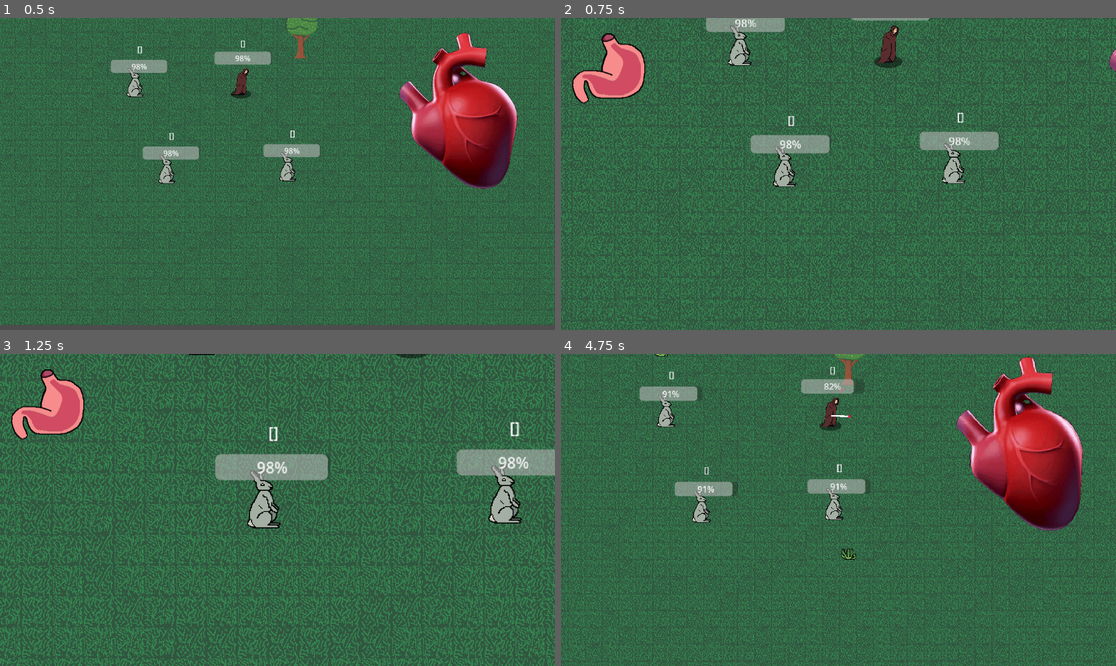
Above: before the commit, frames 1-4 (two rows, left to right).
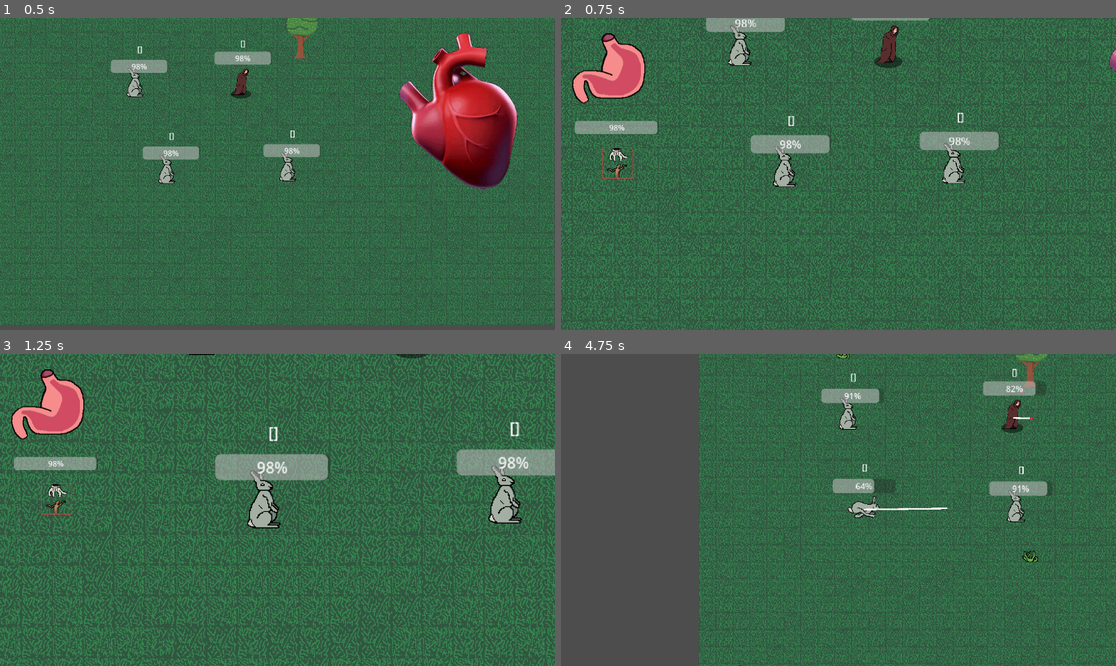
Above: after the commit, the same moments.

Repository: rundoom/Upraiser
Game: Godot game, scene res://creature/grass_test.tscn
Same seed, same stepped clock (60 frames per second), same inputs: the game is played once before the commit and once after it.
Inputs (mouse positions are in pixels of both pictures, inside the frame that each line leads up to):
- Up to frame 1 (0.5 s): no input
- Up to frame 2 (0.75 s): move the mouse to (733, 174) at 0.52 s; press the mouse at (733, 174) at 0.53 s
- Up to frame 3 (1.25 s): no input
- Up to frame 4 (4.75 s): release the mouse at (733, 510) at 1.25 s; click (616, 497) at 1.27 s; click (616, 497) at 2.02 s; click (616, 497) at 2.77 s; move the mouse to (1082, 503) at 3.52 s; click (1082, 503) at 3.6 s; move the mouse to (894, 441) at 4.27 s; hold Right mouse button (RMB) from 4.28 s (still down); click (894, 441) at 4.55 s

Frame 1 is identical in both runs. In frame 2, 0.8% of the frame differs, in the area x 2-18%, y 32-52%; in frame 3, 0.8%; in frame 4, 58%, in the area x 0-100%, y 0-100%.

Commit message:
Taking control over NPCs

Diff:
--- a/creature/npc/npc.gd
+++ b/creature/npc/npc.gd
@@ -9,7 +9,10 @@
 	set(val):
 		energy = val
 		$ProgressBar.value = energy
+		energy_changed.emit(self, energy, MAX_ENERGY)
 		if energy <= 0 and food.is_empty(): queue_free()
+
+signal energy_changed(npc, energy, max_energy)
 
 @export var energy_consume_idle := 1
 
@@ -23,6 +26,8 @@
 @onready var animated_sprite_2d: AnimatedSprite2D = $Rotator/AnimatedSprite2D
 @onready var rotator: Marker2D = $Rotator
 @onready var main_camera := get_tree().get_first_node_in_group("main_camera") as MainCamera
+@onready var ui_layer := get_tree().get_first_node_in_group("UI") as UILayer
+@onready var move_pointer := get_tree().get_first_node_in_group("move_pointer") as Marker2D
 
 static var MARGIN_HOLD := 5.0
 static var MARGIN_MOVE := 0.1
@@ -31,6 +36,7 @@
 var current_path: Array[Vector2]
 
 var under_cursor = false
+var under_control = false
 
 enum States {IDLE, EAT, RUN}
 var current_state: States
@@ -43,12 +49,9 @@
 			for it in get_tree().get_nodes_in_group("pickable"):
 				if it == self: continue
 				it.is_picked = false
-#			main_camera.enabled = true
 			main_camera.stick_to(self)
 		else:
 			main_camera.stick_to(null)
-#			main_camera.reparent(world, false)
-#			main_camera.enabled = false
 		is_picked = val
 
 
@@ -60,7 +63,7 @@
 		animated_sprite_2d.play("eat")
 		return
 
-	check_needs()
+	if not under_control: check_needs()
 
 	if get_real_velocity().x > 0:
 		rotator.scale = Vector2(1, 1)
@@ -186,8 +189,17 @@
 
 
 func _input(event: InputEvent) -> void:
-	if under_cursor and event.is_action_pressed("LMB"):
-		is_picked = true
+	if event.is_action_pressed("LMB"):
+		if under_cursor:
+			is_picked = true
+		elif under_control:
+			move_to = move_pointer
+			move_pointer.global_position = get_global_mouse_position()
+			if is_direct_vision():
+				current_path = [move_to.global_position]
+			else:
+				current_path = world.get_point_path(global_position, move_to.global_position)
+
 	if is_picked and event.is_action_pressed("RMB"):
 		is_picked = false
 
@@ -195,14 +207,26 @@
 func toggle_ui_signals(enable: bool):
 	var food_presenters = get_tree().get_nodes_in_group("$food_change")
 
-	for it in food_presenters:
-		if enable:
+	if !energy_changed.is_connected(ui_layer.touch): energy_changed.connect(ui_layer.touch)
+
+	if enable:
+		energy_changed.emit(self, energy, MAX_ENERGY)
+		if !energy_changed.is_connected(ui_layer.touch): energy_changed.connect(ui_layer.touch)
+		for it in food_presenters:
 			if !food_changed.is_connected(it.food_change): food_changed.connect(it.food_change)
 			food_changed.emit(self, food)
-		else:
+	else:
+		under_control = false
+		energy_changed.emit(null, energy, MAX_ENERGY)
+		if energy_changed.is_connected(ui_layer.touch): energy_changed.disconnect(ui_layer.touch)
+		for it in food_presenters:
 			food_changed.emit(null, food)
 			if food_changed.is_connected(it.food_change): food_changed.disconnect(it.food_change)
 
 
+func obey():
+	under_control = true
+
+
 func _on_tree_exiting() -> void:
 	is_picked = false
--- a/general/stomach.tscn
+++ b/general/stomach.tscn
@@ -5,7 +5,6 @@
 [ext_resource type="Texture2D" uid="uid://dkdotu1gx5ngd" path="res://general/желудок(внутр).png" id="3_1f3b0"]
 
 [node name="Stomach" type="StaticBody2D" groups=["$food_change"]]
-visible = false
 collision_layer = 128
 collision_mask = 128
 script = ExtResource("1_5etsb")
--- a/general/ui.gd
+++ b/general/ui.gd
@@ -1 +1,26 @@
 extends CanvasLayer
+class_name UILayer
+
+
+@onready var unit_energy: ProgressBar = $UnitEnergy
+@onready var take_control: TextureButton = $TakeControl
+
+var selected_npc: NPC = null
+
+
+func touch(npc: NPC, energy: int, max_energy: int) -> void:
+	unit_energy.visible = npc != null
+	take_control.visible = npc != null
+	if npc == null:
+		if take_control.pressed.is_connected(selected_npc.obey): take_control.pressed.disconnect(selected_npc.obey)
+		return
+
+	selected_npc = npc
+	if !take_control.pressed.is_connected(selected_npc.obey): take_control.pressed.connect(selected_npc.obey)
+	unit_energy.max_value = max_energy
+	unit_energy.value = energy
+
+
+func _ready() -> void:
+	for it in get_children():
+		it.hide()
--- a/general/ui.tscn
+++ b/general/ui.tscn
@@ -1,10 +1,27 @@
-[gd_scene load_steps=3 format=3 uid="uid://dld3slhpwbb0n"]
+[gd_scene load_steps=5 format=3 uid="uid://dld3slhpwbb0n"]
 
 [ext_resource type="Script" path="res://general/ui.gd" id="1_o30ur"]
 [ext_resource type="PackedScene" uid="uid://dyvpdquiw64mk" path="res://general/stomach.tscn" id="1_s6ret"]
+[ext_resource type="Texture2D" uid="uid://bgkeyj187wo4v" path="res://general/вселениеoff.png" id="3_bwv62"]
+[ext_resource type="Texture2D" uid="uid://baeay8ahqsrf4" path="res://general/вселениеon.png" id="4_3620i"]
 
-[node name="UI" type="CanvasLayer"]
+[node name="UI" type="CanvasLayer" groups=["UI"]]
 script = ExtResource("1_o30ur")
 
 [node name="Stomach" parent="." instance=ExtResource("1_s6ret")]
 position = Vector2(99, 105)
+
+[node name="UnitEnergy" type="ProgressBar" parent="."]
+offset_left = 29.0
+offset_top = 214.0
+offset_right = 203.0
+offset_bottom = 241.0
+
+[node name="TakeControl" type="TextureButton" parent="."]
+offset_left = 85.0
+offset_top = 269.0
+offset_right = 149.0
+offset_bottom = 333.0
+toggle_mode = true
+texture_normal = ExtResource("3_bwv62")
+texture_pressed = ExtResource("4_3620i")
--- a/world/world.tscn
+++ b/world/world.tscn
@@ -183,4 +183,6 @@
 position_smoothing_enabled = true
 script = ExtResource("7_8nthv")
 
+[node name="MovePointer" type="Marker2D" parent="." groups=["move_pointer"]]
+
 [connection signal="ready" from="." to="." method="create_pathfinding_points"]
Binary file added: general/вселениеoff.png
Not shown, added: general/вселениеoff.png.import
Binary file added: general/вселениеon.png
Not shown, added: general/вселениеon.png.import
